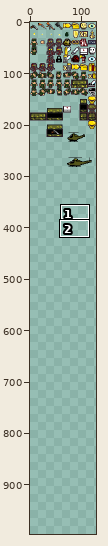
Two versions of one sprite sheet, Assets/weapons.png. The picture above shows the old version from afar; the outline marks the close-up.
Close-up. Earlier state:
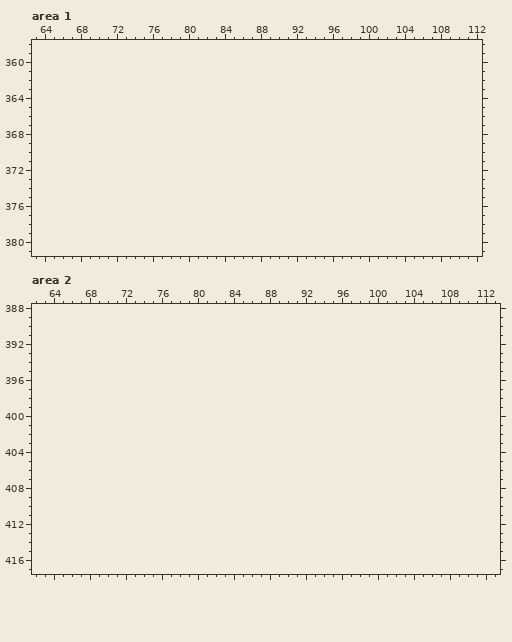
The file is 128x288 pixels. Colours within 5 levels of each other are drawn and written as one. Shown: area 1: x 63..112, y 358..381; area 2: x 62..113, y 388..417. The old version is drawn lined up with the new one, on the new canvas. The wide view leaves out empty margins. The commit also changed other parts of the picture, which this record leaves out.
The same view after the edit:
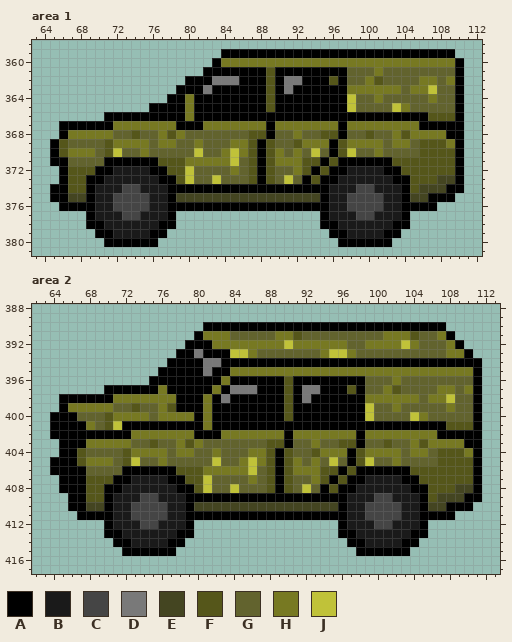
Palette (. is transparent): A #000000  B #1a1a1a  C #454545  D #797979  E #444521  F #55561a  G #62632e  H #777922  J #c0c239
From old to new:
canvas 128x288 -> 128x1312
Changed rows in their new state; - is an unchanged pixel.
Area 1:
first column x 65:
359 -------------------AAAAAAAAAAAAAAAAAAAAAAAAAA-
360 ------------------AHHHHHHHHHHHHHHHHHHHHHHHHHHA
361 -----------------AAAAAAAFAAAAAAAAGGGHGGGGGGGGA
362 ---------------AAADDDAAAFADDAAAFAGGHFGGGGHHGHA
363 --------------AAADAAAAAAFADAAAAAAHHHHHHGHHJGGA
364 -------------AAHAAAAAAAAFAAAAAAAAJGGHGGGGGHGGA
365 -----------AAAAHAAAAAAAAFAAAAAAAAJGGGGJHGGGGGA
366 ------AAAAAAAAAHAAAAAAAAAAAAAAAAAAAAAAAAAAFFFA
367 -AAAAAAHHHHHHHAAAHHHHHHHAHHHHHHHAHHHHHHHHAAAAA
368 -AHHHHHGGFGGHFHGGGGGGGFFAGGHGGFFAGGFGGHFHHHHAA
369 AFGGGGFHHHHGHHGGHGGGHHFAFGGFHHHAFHHHHGHHGFFFHA
370 AFHHHGFJGGHGGGGGJGGHJHFAFHGHGJGAFJGGHGGGGFFFFA
371 AAGGGGAAAAAAFFFHHHHHJGFAFHHHFFAFAAAAAAFFFFFFFA
372 -AFFFAABBBBAAFFJGGGGHGFAFGGHFAFAABBBBAAFFFFFFA
373 -AFFAABBBBBBAAFJGGJGGGFAFGJGAFAABBBBBBAAFFFEEA
374 AAFFABBBCCBBBAAAAAAAAAAAAAAAAAABBBCCBBBAFEEEAA
375 AAEEABBCCCCBBAEEEEEEEEEEEEEEEEABBCCCCBBAEEAAA-
376 -AAAABBCCCCBBAAAAAAAAAAAAAAAAAABBCCCCBBAAAA---
377 ----ABBBCCBBBA----------------ABBBCCBBBA------
378 ----AABBBBBBAA----------------AABBBBBBAA------
379 -----AABBBBAA------------------AABBBBAA-------
380 ------AAAAAA--------------------AAAAAA--------
Area 2:
first column x 64:
390 -----------------AAAAAAAAAAAAAAAAAAAAAAAAAAA----
391 ----------------AHHHGGGGGHHFGGGGGGGGGHHHFGGHA---
392 ---------------AAAHHHHHHHHJHHHHHHGGHHHHJHGGGHA--
393 --------------AADAAAJJHGGGGGGGHJJHGGGGGGGGGGHHA-
394 -------------AAAADDAAAAAAAAAAAAAAAAAAAAAAAAAAAAA
395 ------------AAAAADAAHHHHHHHHHHHHHHHHHHHHHHHHHHHA
396 -----------AAAAAAAAHAAAAAAFAAAAAAAAGGGHGGGGGGGGA
397 ------AAAAAAHAAAAAHADDDAAAFADDAAAFAGGHFGGGGHHGHA
398 -AAAAAAHHHHHHHAAAHADAAAAAAFADAAAAAAHHHHHHGHHJGGA
399 -AHHHHHGGFGGHFAAAHAAAAAAAAFAAAAAAAAJGGHGGGGGHGGA
400 AAAGGGFHHHHGHHHHAHAAAAAAAAFAAAAAAAAJGGGGJHGGGGGA
401 AAAAHGFJAAAAAAAAAHAAAAAAAAAAAAAAAAAAAAAAAAAAFFFA
402 AAAAAAAAAHHHHHHHAAAHHHHHHHAHHHHHHHAHHHHHHHHAAAAA
403 -AAAHHHHHGGFGGHFHGGGGGGGFFAGGHGGFFAGGFGGHFHHHHAA
404 -AAFGGGGFHHHHGHHGGHGGGHHFAFGGFHHHAFHHHHGHHGFFFHA
405 AAAFHHHGFJGGHGGGGGJGGHJHFAFHGHGJGAFJGGHGGGGFFFFA
406 AAAAGGGGAAAAAAFFFHHHHHJGFAFHHHFFAFAAAAAAFFFFFFFA
407 -AAAFFFAABBBBAAFFJGGGGHGFAFGGHFAFAABBBBAAFFFFFFA
408 -AAAFFAABBBBBBAAFJGGJGGGFAFGJGAFAABBBBBBAAFFFEEA
409 --AAFFABBBCCBBBAAAAAAAAAAAAAAAAAABBBCCBBBAFEEEAA
410 --AAEEABBCCCCBBAEEEEEEEEEEEEEEEEABBCCCCBBAEEAAA-
411 ---AAAABBCCCCBBAAAAAAAAAAAAAAAAAABBCCCCBBAAAA---
412 ------ABBBCCBBBA----------------ABBBCCBBBA------
413 ------AABBBBBBAA----------------AABBBBBBAA------
414 -------AABBBBAA------------------AABBBBAA-------
415 --------AAAAAA--------------------AAAAAA--------
Changed places in both close-ups, as pixel boxes (x1, y1, x2, y2):
added: (50, 49, 464, 247)
added: (50, 322, 482, 556)
